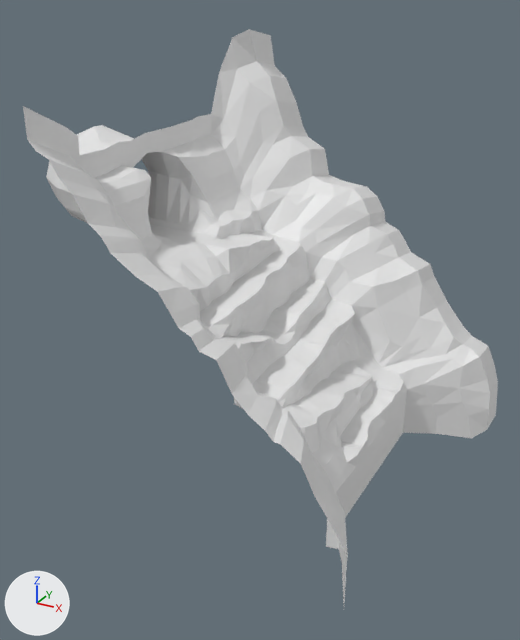
Before and after pictures for a commit that changed the OBJ model assets/winding-road.obj.
The view is the same before and after, from a 50 mm lens placed at (-15.3, -37.3, 35.5), pointed at (-31.9, -7.1, 20.4). The lights are fixed; the arrows at lower left show +X, +Y and +Z. Where no turn or scale is listed for an object, it has been applied to the vertices.

Objects in the first picture: 'winding-road'.
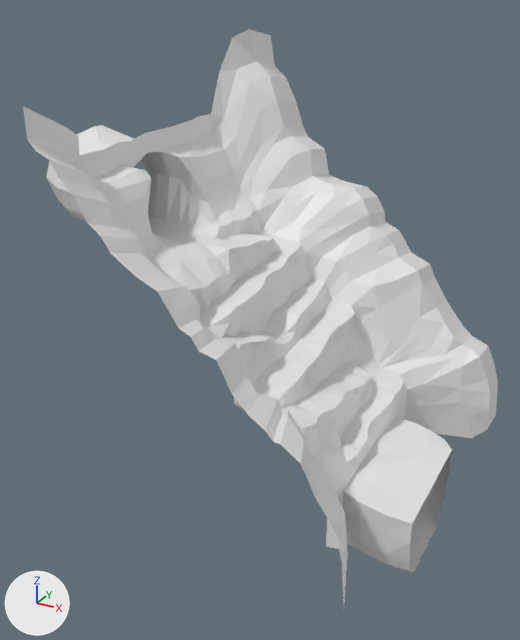
Where the change shows, as pixel boxes (x1, y1, x2, y2) in the pictures (520 x 640 px):
part 1 of me_winding_road, added: after (343, 417, 452, 573)

Diff of the bpy script that builds the scene:
```diff
--- a/assets/winding-road.obj.py
+++ b/assets/winding-road.obj.py
@@ me_winding_road @@
 # used by ob_winding_road; location = (0.0, 0.0, 0.0)
-me_winding_road.from_pydata(...)  # 785 vertices, 1460 faces; spans x -45.6..-21.0, y -16.4..3.0, z 12.5..34.2
+me_winding_road.from_pydata(...)  # 848 vertices, 1558 faces; spans x -45.6..-21.0, y -16.4..3.0, z 11.2..34.2
+# me_winding_road part 1: a new loose piece of 63 vertices spanning x -25.4..-21.6, y -12.2..-4.1, z 11.2..15.1
```
